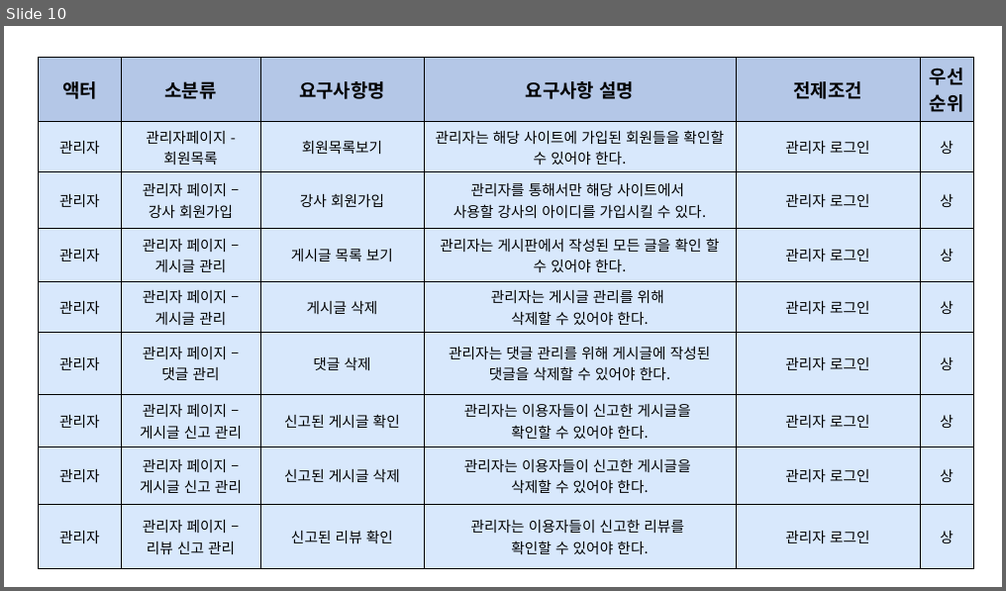
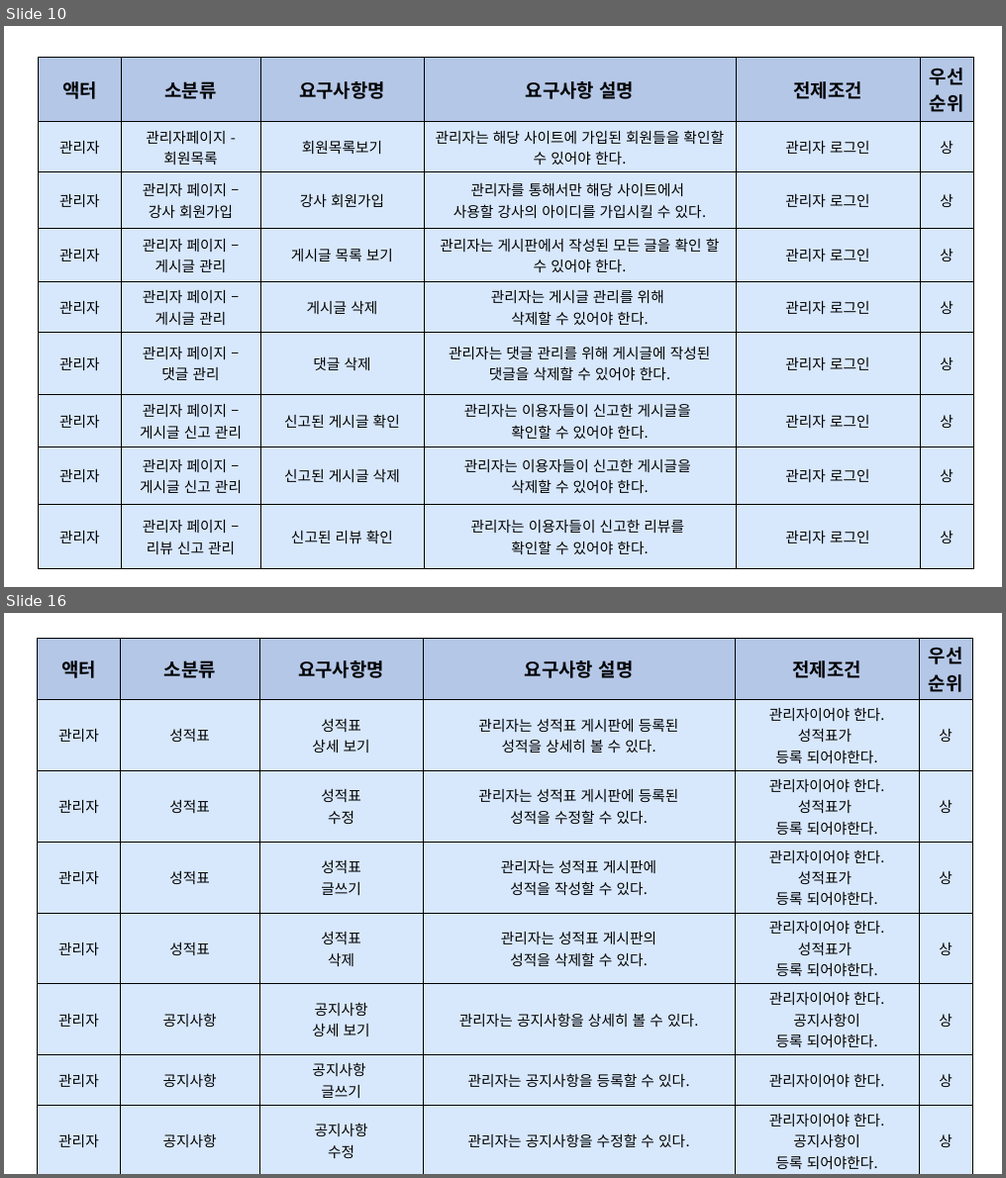
Before and after one commit to sedoll/team_pro4, a slide deck: output/요구사항_정의서/요구사항_정의서.pptx. Shown one above the other, each under a label of ours: slide 10 before the commit, slides 10 and 16 after it; the slides between them are not shown. The pictures are 1006x591 and 1006x1178 pixels, drawn with LibreOffice and Linux fonts; fonts in the diff are those of the drawing. Boxes give left, top, right and bottom in pixels: in the first picture for what was removed or moved away, otherwise in the second. Text is boxed around its words. In the diff, an @@ line names an element or a change of style, - is before the commit and + after.

Commit message:
[oh 231024] readme 요구사항, 결과이미지, 클래스다이어그램 수정

```diff
--- a/output/요구사항_정의서/요구사항_정의서.pptx
+++ b/output/요구사항_정의서/요구사항_정의서.pptx
@@ slide 16 added at [4,613,1002,1174], background #FFFFFF @@
@@ table added at [38,638,973,1173], 9 rows, 6 columns @@
+액터 | 소분류 | 요구사항명 | 요구사항 설명 | 전제조건 | 우선순위
+관리자 | 성적표 | 성적표 / 상세 보기 | 관리자는 성적표 게시판에 등록된 / 성적을 상세히 볼 수 있다. | 관리자이어야 한다. / 성적표가 / 등록 되어야한다. | 상
+관리자 | 성적표 | 성적표 / 수정 | 관리자는 성적표 게시판에 등록된 / 성적을 수정할 수 있다. | 관리자이어야 한다. / 성적표가 / 등록 되어야한다. | 상
+관리자 | 성적표 | 성적표 / 글쓰기 | 관리자는 성적표 게시판에 / 성적을 작성할 수 있다. | 관리자이어야 한다. / 성적표가 / 등록 되어야한다. | 상
+관리자 | 성적표 | 성적표 / 삭제 | 관리자는 성적표 게시판의 / 성적을 삭제할 수 있다. | 관리자이어야 한다. / 성적표가 / 등록 되어야한다. | 상
+관리자 | 공지사항 | 공지사항 / 상세 보기 | 관리자는 공지사항을 상세히 볼 수 있다. | 관리자이어야 한다. / 공지사항이 / 등록 되어야한다. | 상
+관리자 | 공지사항 | 공지사항 / 글쓰기 | 관리자는 공지사항을 등록할 수 있다. | 관리자이어야 한다. | 상
+관리자 | 공지사항 | 공지사항 / 수정 | 관리자는 공지사항을 수정할 수 있다. | 관리자이어야 한다. / 공지사항이 / 등록 되어야한다. | 상
+관리자 | 공지사항 | 공지사항 / 삭제 | 관리자는 공지사항을 삭제할 수 있다. | 관리자이어야 한다. / 공지사항이 / 등록 되어야한다. | 상
```
Also in this commit, not shown: 1 slide changed, 6 other slides added, 57 other files.
